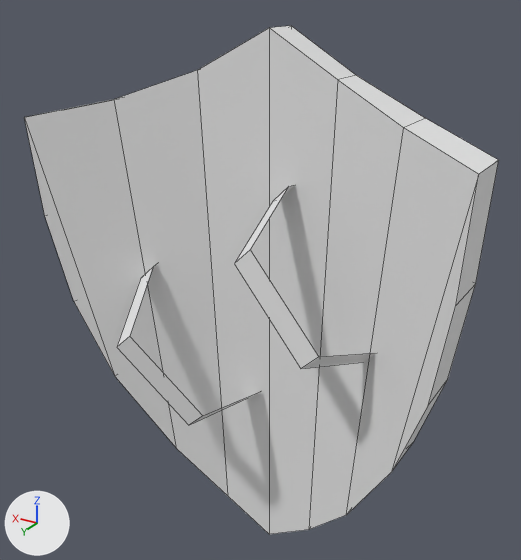
Before and after pictures for a commit that changed the FBX model Assets/Asset Store/LowpolyWeaponPack/Models/shield.fbx.
Both versions are drawn from a 50 mm camera at (-1.18, 2.02, 1.0) aimed at (0.04, -0.01, -0.01). Arrows for +X, +Y and +Z are at lower left; the lights stay in place. Mesh edges are drawn as thin lines. Where no turn or scale is listed for an object, it has been applied to the vertices.

Names of what the first picture shows: 'shield'.
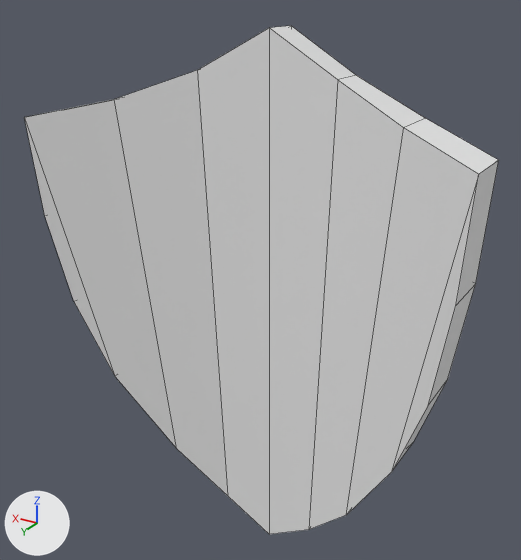
Boxes (x1, y1, x2, y2) around the edits, measured in the pictures (521 x 560 px):
part 1 of me_cylinder, deleted: before (234, 185, 375, 369)
part 2 of me_cylinder, deleted: before (117, 266, 257, 425)

The edits, one by one:
me_cylinder has 99 vertices, 86 faces and spans x -0.76..0.81, y -0.22..0.32, z -1.16..0.83.
me_cylinder is used by ob_shield; location (0.0, 0.0, 0.0).
me_cylinder part 1: the loose piece of 10 vertices spanning x -0.5..-0.03, y -0.07..0.3, z -0.18..0.35 is deleted.
me_cylinder part 2: the loose piece of 10 vertices spanning x 0.04..0.5, y -0.04..0.32, z -0.53..0.0 is deleted.
